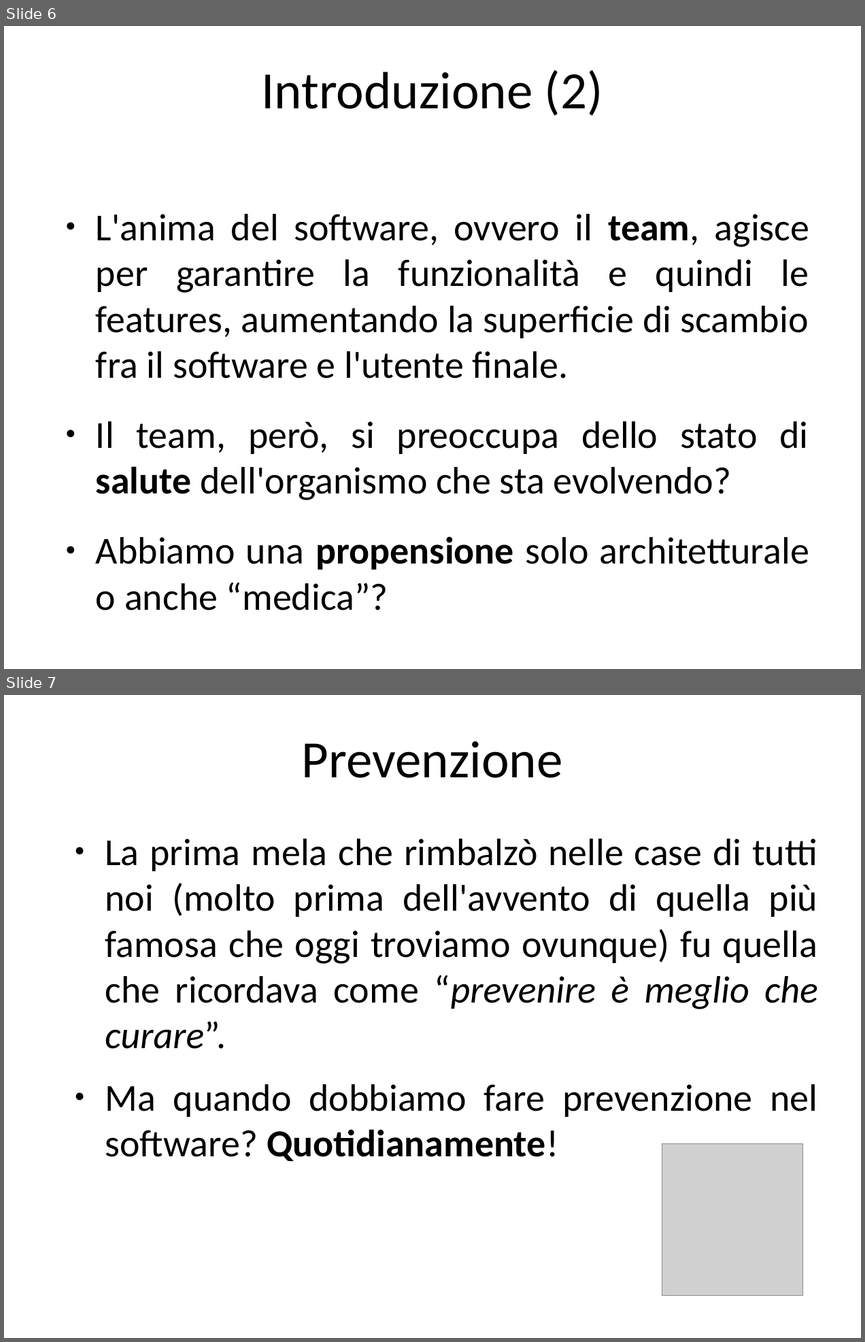
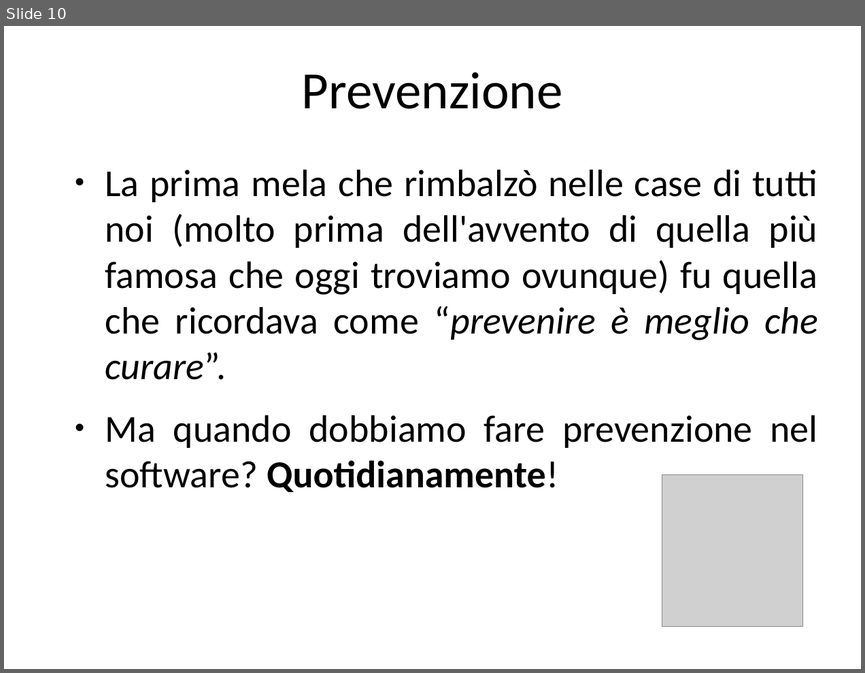
Before and after one commit to guidop/CDays14, a slide deck: CDays14.odp. Shown one above the other, each under a label of ours: slides 6 and 7 before the commit, slide 10 after it. The pictures are 865x1342 and 865x673 pixels, drawn with LibreOffice and Linux fonts; fonts in the diff are those of the drawing; grey boxes stand for pictures. Boxes give left, top, right and bottom in pixels: in the first picture for what was removed or moved away, otherwise in the second. Text is boxed around its words. In the diff, an @@ line names an element or a change of style, - is before the commit and + after.

Commit message:
iniziamo con le prime 9 slides della presentazione
aggiunta anche una sln

```diff
--- a/CDays14.odp
+++ b/CDays14.odp
@@ slide 6 removed at [4, 26, 861, 669], background #FFFFFF @@
@@ title removed at [261, 70, 603, 116] @@
-Introduzione (2)
@@ text removed at [96, 214, 809, 610] @@
-● L'anima del software, ovvero il team, agisce per garantire la funzionalità e quindi le features, aumentando la superficie di scambio fra il software e l'utente finale.
-● Il team, però, si preoccupa dello stato di salute dell'organismo che sta evolvendo?
-● Abbiamo una propensione solo architetturale o anche “medica”?
@@ what was slide 7 is now slide 10 @@
```
Also in this commit, not shown: 9 slides added, 5 other slides removed, 10 other files.
